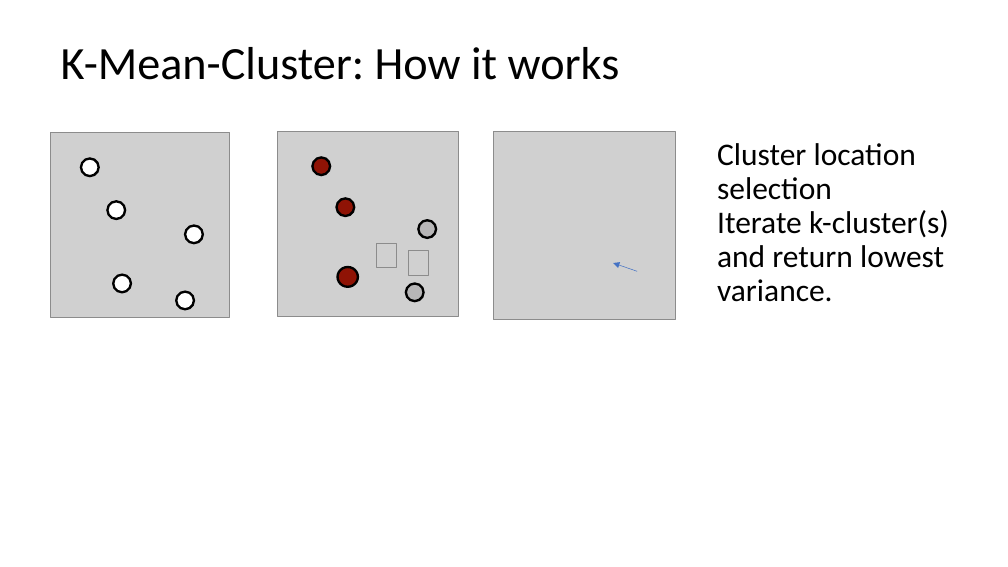
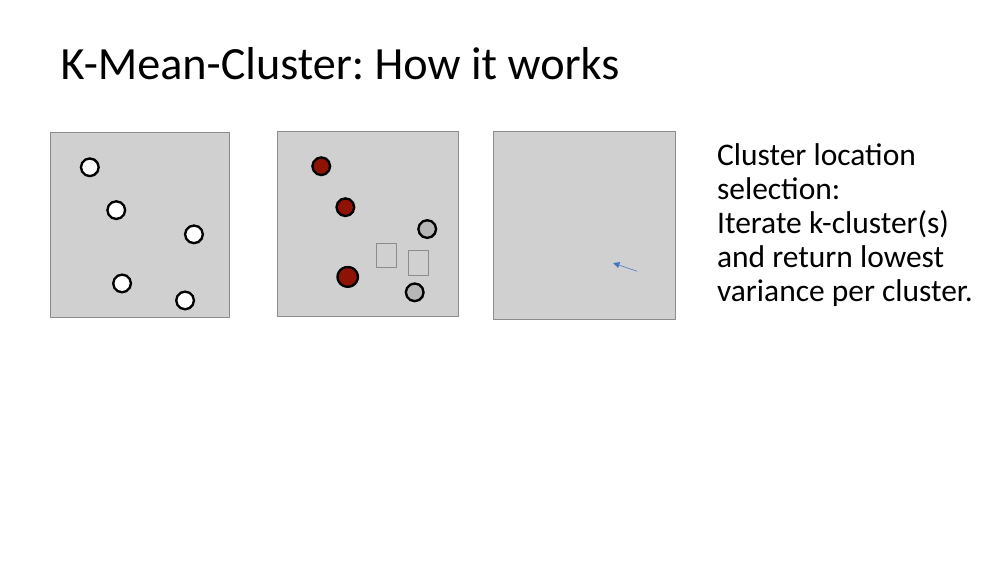
Before and after one commit to kanghinlee/codeclan_homework_kanghlee, a slide deck: slide 2 of week_11/day_1/Presentation1.pptx. Drawn at 1008x567 pixels with LibreOffice and Linux fonts; fonts in the diff are those of the drawing; grey boxes stand for pictures. Boxes give left, top, right and bottom in pixels: in the first picture for what was removed or moved away, otherwise in the second. Text is boxed around its words. In the diff, an @@ line names an element or a change of style, - is before the commit and + after.

```diff
--- a/week_11/day_1/Presentation1.pptx
+++ b/week_11/day_1/Presentation1.pptx
@@ text at <box>717,143,973,306</box>: text changed @@
-Cluster location selection
-Iterate k-cluster(s) and return lowest variance.
+Cluster location selection:
+Iterate k-cluster(s) and return lowest variance per cluster.
```
Also in this commit, not shown: 1 slide added, 1 slide removed, 2 other files.
